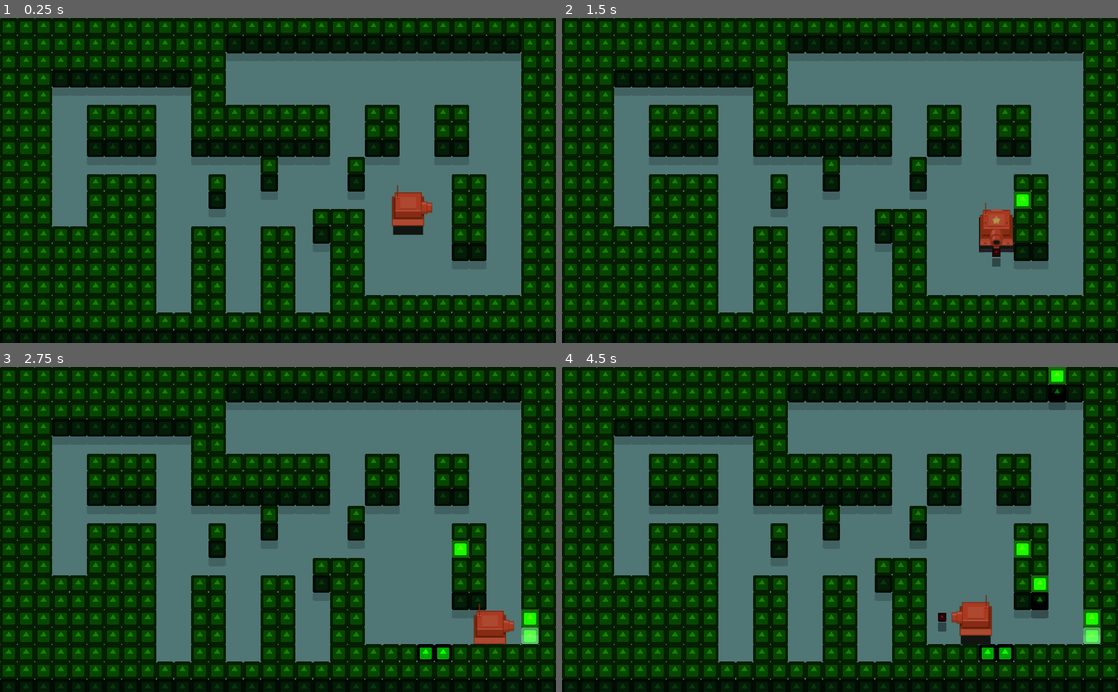
Above: before the commit, frames 1-4 (two rows, left to right).
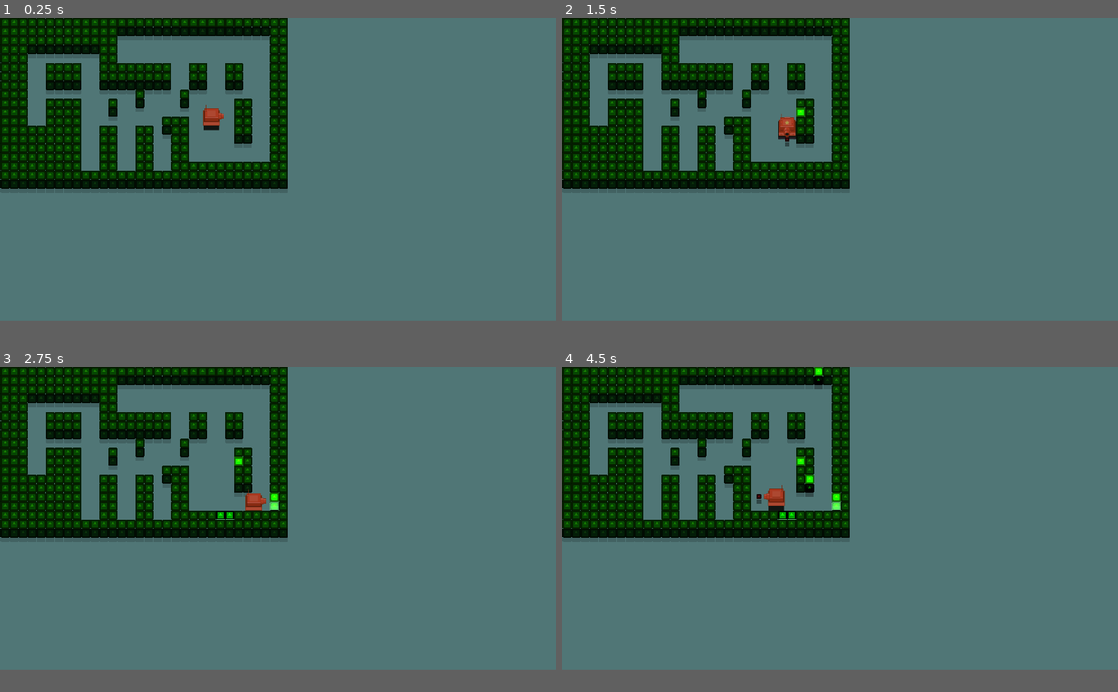
Above: after the commit, the same moments.

Repository: Godot-en-Espanol/Node-City
Game: Godot game, scene res://Prototipos/Scene/TestScene.tscn
The game is run twice, just before and just after one commit, with the same random seed, the same clock (stepped at 60 frames per second) and the same inputs. The engine's default icon, where the game draws it, is replaced by a stand-in: a white triangle on a blue panel in a dark square.
Inputs:
- Up to frame 1 (0.25 s): no input
- Up to frame 2 (1.5 s): tap Enter at 0.5 s; hold Right (move_right) 0.53-1.28 s; hold Space (shoot) 0.53-1.28 s; hold Down (move_down) from 1.28 s (still down); tap Space (shoot) at 1.35 s
- Up to frame 3 (2.75 s): release Down (move_down) at 2.03 s; hold Right (move_right) from 2.03 s (still down); hold Space (shoot) from 2.03 s (still down)
- Up to frame 4 (4.5 s): release Right (move_right) at 2.78 s; release Space (shoot) at 2.78 s; hold Up (move_up) 2.78-3.53 s; tap Space (shoot) at 2.85, 4.35 s; hold Space (shoot) 3.53-4.28 s; hold Left (move_left) from 3.53 s (still down)
In our replay, the window is 800x468 before the commit and 800x436 after it. These sizes can differ from the game's own. Grey fills any space a smaller window leaves; there, only what the larger window draws over its background counts as a difference.

The runs differ from the first frame. In frame 1, 56% of the frame differs, in the area x 0-100%, y 0-99%; in frame 2, 56%; in frame 3, 56%; in frame 4, 57%.

Commit message:
change resolution

Diff:
--- a/Proyecto/project.godot
+++ b/Proyecto/project.godot
@@ -32,6 +32,8 @@
 
 [display]
 
+window/size/width=1980
+window/size/height=1080
 window/stretch/mode="2d"
 window/stretch/aspect="keep"
 
